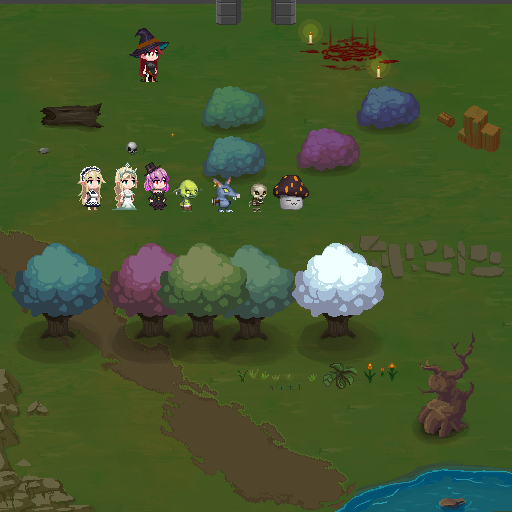
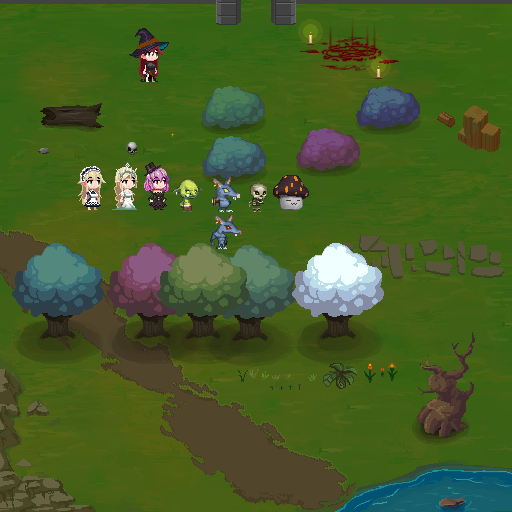
Two versions of the same layered image (512x512). Layer-by-layer changes:
painted on "CH" over bbox(210, 214, 242, 249)
painted on "Layer 16" over bbox(0, 0, 512, 512)
